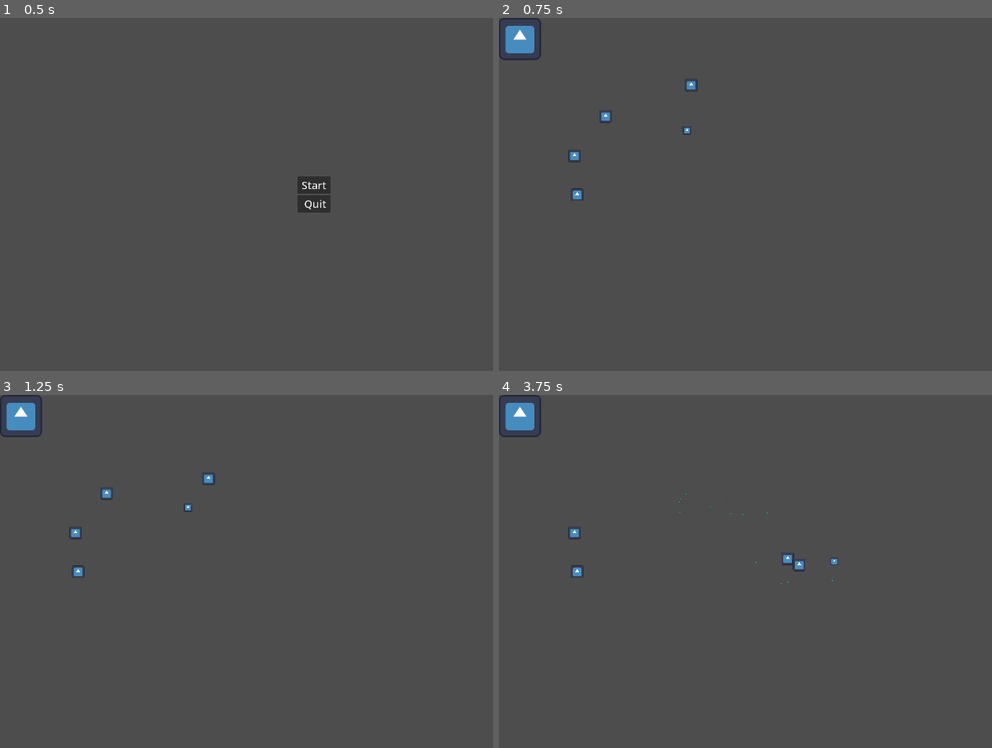
Above: before the commit, frames 1-4 (two rows, left to right).
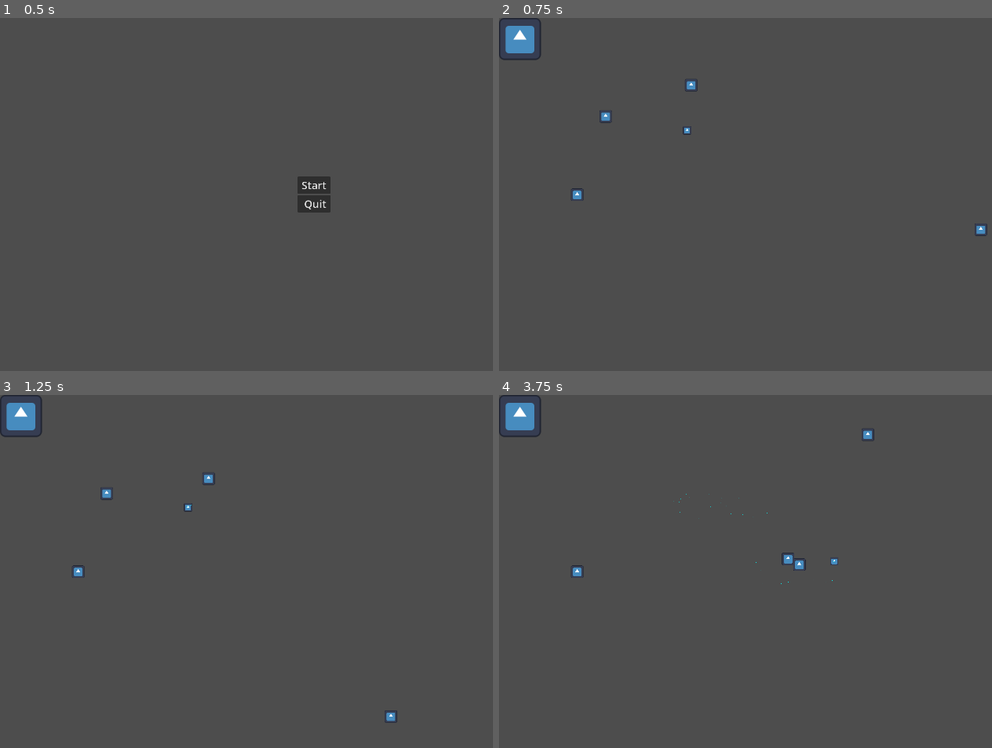
Above: after the commit, the same moments.

Repository: Iroguin/critter_capture
Game: Godot game, scene res://scenes/main_menu.tscn
Same seed, same stepped clock (60 frames per second), same inputs: the game is played once before the commit and once after it. The engine's default icon, where the game draws it, is replaced by a stand-in: a white triangle on a blue panel in a dark square.
Inputs (mouse positions are in pixels of both pictures, inside the frame that each line leads up to):
- Up to frame 1 (0.5 s): no input
- Up to frame 2 (0.75 s): click "Start" at 0.5 s
- Up to frame 3 (1.25 s): no input
- Up to frame 4 (3.75 s): tap Enter at 1.25 s; move the mouse to (952, 553) at 1.27 s; hold Right (ui_right) 1.28-2.03 s; move the mouse to (686, 589) at 2.02 s; hold Down (ui_down) 2.03-2.78 s; move the mouse to (873, 493) at 2.77 s; hold Right (ui_right) 2.78-3.53 s; move the mouse to (780, 642) at 3.52 s; hold Up (ui_up) from 3.53 s (still down)

Frame 1 is identical in both runs. In frame 2, 0.1% of the frame differs, in the area x 14-100%, y 37-62%; in frame 3, 0.1%; in frame 4, 0.2%, in the area x 14-77%, y 9-50%.

Commit message:
improved enemy movement

Diff:
--- a/scenes/basic_enemy.gd
+++ b/scenes/basic_enemy.gd
@@ -5,7 +5,7 @@
 var screen_width = get_viewport_rect().size.x
 var screen_height = get_viewport_rect().size.y
 
-func _process(delta: float) -> void:
+func _physics_process(delta: float) -> void:
 	velocity.x = 100
 	velocity.y = 100
 	if is_on_wall():
--- a/scenes/enemy_three.gd
+++ b/scenes/enemy_three.gd
@@ -1,26 +1,23 @@
 extends Enemy
 
-var x_val = self.position.x
-var y_val = self.position.y
-var screen_width = get_viewport_rect().size.x
-var screen_height = get_viewport_rect().size.y
-
-var center = Vector2(screen_width/2, screen_height/2)
-var radius = 60
-var theta = 0
-
-var suuri = true
+var radius:float = 600
+var angle:float = 0.0
+var speed:float = 1.5
+var _X_OFFSET = 900
+var _Y_OFFSET = 500
+var larger:float = 50
 
 func _physics_process(delta: float) -> void:
-	if suuri:
-		radius += 10*delta
-	else:
-		radius -= 10*delta
+	circular_motion()
 
-	theta = 10*delta
+func circular_motion():
+	speed += 0.1 * get_process_delta_time()
+	angle += speed * get_process_delta_time()
+	if radius > -500:
+		radius -= larger * get_process_delta_time()
+	var x_pos = cos(angle)
+	var y_pos = sin(angle)
 
-	var new_position = center + Vector2(cos(theta), sin(theta))*radius
 
-	if x_val >= screen_width or x_val <= 0 or y_val >= screen_height or y_val <= 0:
-		suuri != suuri
-	move_and_slide()
+	position.x = radius * x_pos + _X_OFFSET
+	position.y = radius * y_pos + _Y_OFFSET
--- a/scripts/enemy.gd
+++ b/scripts/enemy.gd
@@ -10,7 +10,7 @@
 	add_to_group("enemies")
 
 # Called every frame. 'delta' is the elapsed time since the previous frame.
-func _process(delta: float) -> void:
+func _physics_process(delta: float) -> void:
 	pass
 
 
